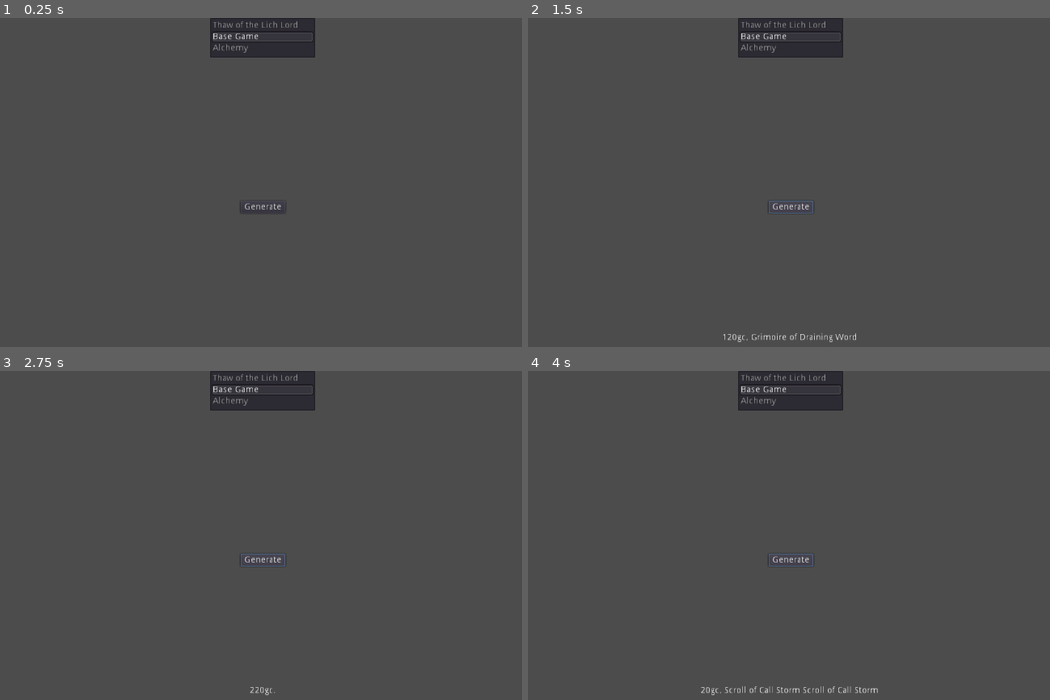
Above: before the commit, frames 1-4 (two rows, left to right).
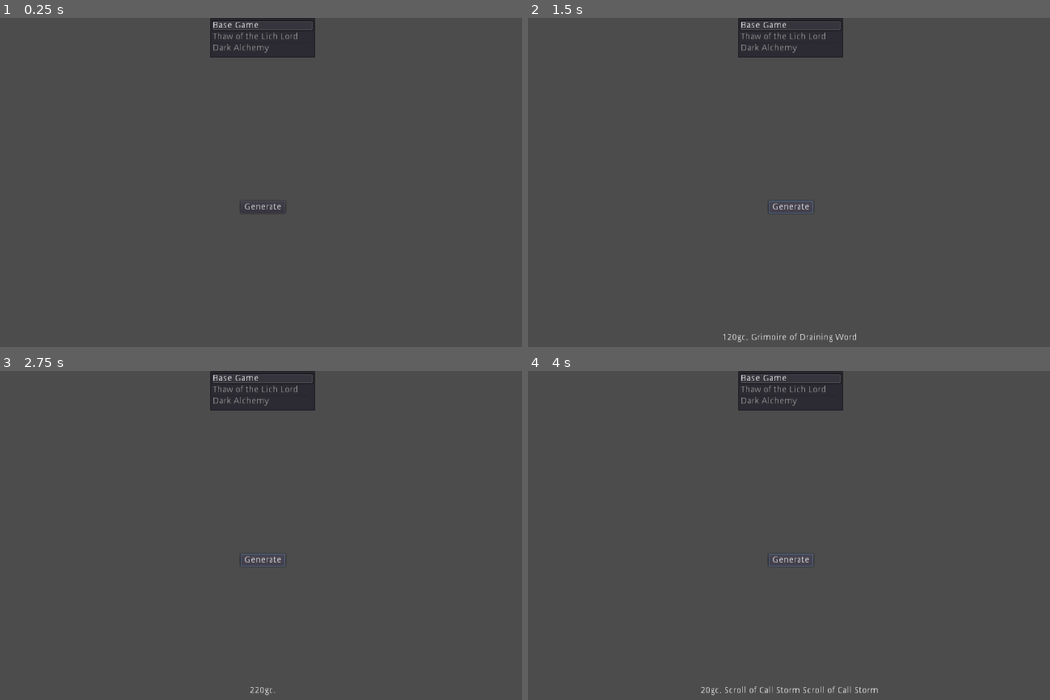
Above: after the commit, the same moments.

Repository: the-alex-g/Frostgrave_Treasure_Randomizer
Game: Godot game, scene res://Main.tscn
Two runs of this game, one before a commit and one after it. Both use one fixed random seed, a clock stepped at 60 frames per second and the inputs below.
Inputs:
- Up to frame 1 (0.25 s): no input
- Up to frame 2 (1.5 s): click "Generate" at 0.5 s; click "Generate" at 1.25 s
- Up to frame 3 (2.75 s): click "Generate" at 2 s
- Up to frame 4 (4 s): tap Enter at 2.75 s; tap Space at 3.5 s

The runs differ from the first frame. In frame 1, 0.5% of the frame differs, in the area x 40-60%, y 0-11%; in frame 2, 0.5%; in frame 3, 0.5%; in frame 4, 0.5%.

Commit message:
Add different treasure tables

Diff:
--- a/project/Main.gd
+++ b/project/Main.gd
@@ -100,6 +100,50 @@
 	["Combat Awareness", "Wizard Eye", "Suggestion", "Reveal Secret"],
 	["Circle of Protection", "Heal", "Dispel", "Destroy Undead"],
 ]
+var _dark_alchemy_treasure_table := [
+	[{"type":"coins", "qty":15}],
+	[{"type":"coins", "qty":20}],
+	[{"type":"coins", "qty":25}],
+	[{"type":"coins", "qty":30}],
+	[{"type":"coins", "qty":40}],
+	[{"type":"coins", "qty":15}, {"type":"potion", "qty":1}],
+	[{"type":"coins", "qty":25}, {"type":"potion", "qty":1}],
+	[{"type":"coins", "qty":35}, {"type":"potion", "qty":1}],
+	[{"type":"coins", "qty":10}, {"type":"scroll", "qty":1}],
+	[{"type":"coins", "qty":20}, {"type":"scroll", "qty":1}],
+	[{"type":"coins", "qty":30}, {"type":"scroll", "qty":1}],
+	[{"type":"coins", "qty":10}, {"type":"potion", "qty":2}],
+	[{"type":"coins", "qty":20}, {"type":"potion", "qty":2}],
+	[{"type":"coins", "qty":30}, {"type":"potion", "qty":2}],
+	[{"type":"potion", "qty":3}],
+	[{"type":"weapon", "qty":1}],
+	[{"type":"item", "qty":1}],
+	[{"type":"grimoire", "qty":1}],
+	[{"type":"grimoire", "qty":1}],
+	[{"type":"grimoire", "qty":1}],
+]
+var _lich_lord_treasure := [
+	"Book of Bones: Only a wizard may use book to summon a skeleton instead of a zombie when casting Raise Zombie. If cast out-of-game, you can spend 30gc to upgrade it to and armored skeleton. cost: 300gc",
+	"Book of the Rangifer: If a warband has this book, they may hire a rangifer for 100gc. The rangifer leaves the warband if any Undead are present before or after a game. cost: 300gc",
+	"Boots of Leaping: These boots allow the wearer to make one movement action a turn where they take no penalties from rough terrain or climbing. cost: 250gc",
+	"Club of Battering: A two-handed weapon that gives the weilder +1 fight in hand-to-hand combat. When the weilder of this weapon wins a combat, they can push their opponent back up to 3 inches. cost: 300gc",
+	"Crystal Rose: A figure that is carrying a Crystal Rose may reroll their survival roll after a game, but they must keep the second result. cost: 400gc",
+	"Eyes of Amoto: This is a set of two amulets. One is worn by a spellcaster, one by a soldier. Once per game, the spellcaster may trace line-of-sight from the soldier instead. cost: 300gc",
+	"Grimoire of Homunculus",
+	"Grimoire of Lichdom",
+	"Grimoire of Revenant",
+	"Horn of Hellfire: Once per game, the weilder of this horn may make a +5 magic shooting attack at a target within 24 inches and line-of-sight. cost: 400gc",
+	"Ivory Scroll",
+	"Magic Spectacles: The wearer of these spectacles can see invisible things. If the wearer rolls Lost Eye, the spectacles are destroyed. cost: 250gc",
+	"Quiver of the Soul Seeker: This quiver makes any bow or crossbow attacks by its weilder count as magic attacks. cost: 300gc",
+	"Ring of Life: +1 fight and +1 armor versus Undead. When fighting Undead, attacks count as magic attacks. cost: 400gc",
+	"Scarf of Obscurance: +1 fight against shooting attacks. cost: 350gc",
+	"Sword of Undead Slaying: +3 fight against Undead. Otherwise it grants no bonus but counts as a magic weapon. cost: 300gc",
+	"Unbreakable Orb: Once per game, the carrier of the Orb may activate it. When activated, the carrier may not do anything, but cannot be in combat or take damage. cost: 300gc",
+	"Vampire Blade: When this sword deals damage to a living target, the weilder gets 2 health. The sword is magic but gives no bonus. cost: 300gc",
+	"Vial of Starlight (10): Charges may be expended from this item to empower Thamaturge spells, even out-of-game. When empty, this item is worthless. cost: 600gc",
+	"Wraithbottle: The carrier of this potion may spend an action to throw the bottle and create a Wraith at any point within line-of-sight and 10 inches. cost: 200gc",
+]
 var _base_game_treasure_table := [
 	[{"type":"coins", "qty":50}],
 	[{"type":"rand10", "qty":1}],
@@ -126,14 +170,20 @@
 
 func _ready():
 	randomize()
-	$ItemList.select(1)
+	$ItemList.select(0)
 
 func _on_Button_pressed():
 	var you_found := ""
-	if _table == Table.BASE:
-		var treasure_table := _base_game_treasure_table
-		var treasure_index := d(20)
-		var treasure = treasure_table[treasure_index]
+	var treasure := []
+	if _table != Table.LICH:
+		if _table == Table.BASE:
+			var treasure_table := _base_game_treasure_table
+			var treasure_index := d(20)
+			treasure = treasure_table[treasure_index]
+		elif _table == Table.ALCHEMY:
+			var treasure_table := _dark_alchemy_treasure_table
+			var treasure_index := d(20)
+			treasure = treasure_table[treasure_index]
 		for item in treasure:
 			var value := ""
 			if item["type"] == "coins":
@@ -169,6 +219,12 @@
 					elif item["type"] == "grimoire":
 						var spell := _generate_spell()
 						you_found += "Grimoire of "+spell+" "
+	elif _table == Table.LICH:
+		var item:String = _lich_lord_treasure[d(20)]
+		if item != "Ivory Scroll":
+			you_found = item
+		else:
+			you_found = "Ivory Scroll of "+_generate_spell()+": The Ivory Scroll may be used once per game. When used, roll a die. On a 19-20, the scroll is destroyed. sell: 200"
 	$Label.text = you_found
 
 func splice(item:Dictionary)->String:
@@ -195,3 +251,11 @@
 
 func d(sides:int)->int:
 	return randi()%sides
+
+func _on_ItemList_item_selected(index):
+	if index == 0:
+		_table = Table.BASE
+	elif index == 1:
+		_table = Table.LICH
+	elif index == 2:
+		_table = Table.ALCHEMY
--- a/project/Main.tscn
+++ b/project/Main.tscn
@@ -42,6 +42,10 @@
 margin_left = -83.0
 margin_right = 83.0
 margin_bottom = 60.0
-items = [ "Thaw of the Lich Lord", null, false, "Base Game", null, false, "Alchemy", null, false ]
+items = [ "Base Game", null, false, "Thaw of the Lich Lord", null, false, "Dark Alchemy", null, false ]
 auto_height = true
+__meta__ = {
+"_edit_use_anchors_": false
+}
 [connection signal="pressed" from="Button" to="." method="_on_Button_pressed"]
+[connection signal="item_selected" from="ItemList" to="." method="_on_ItemList_item_selected"]
